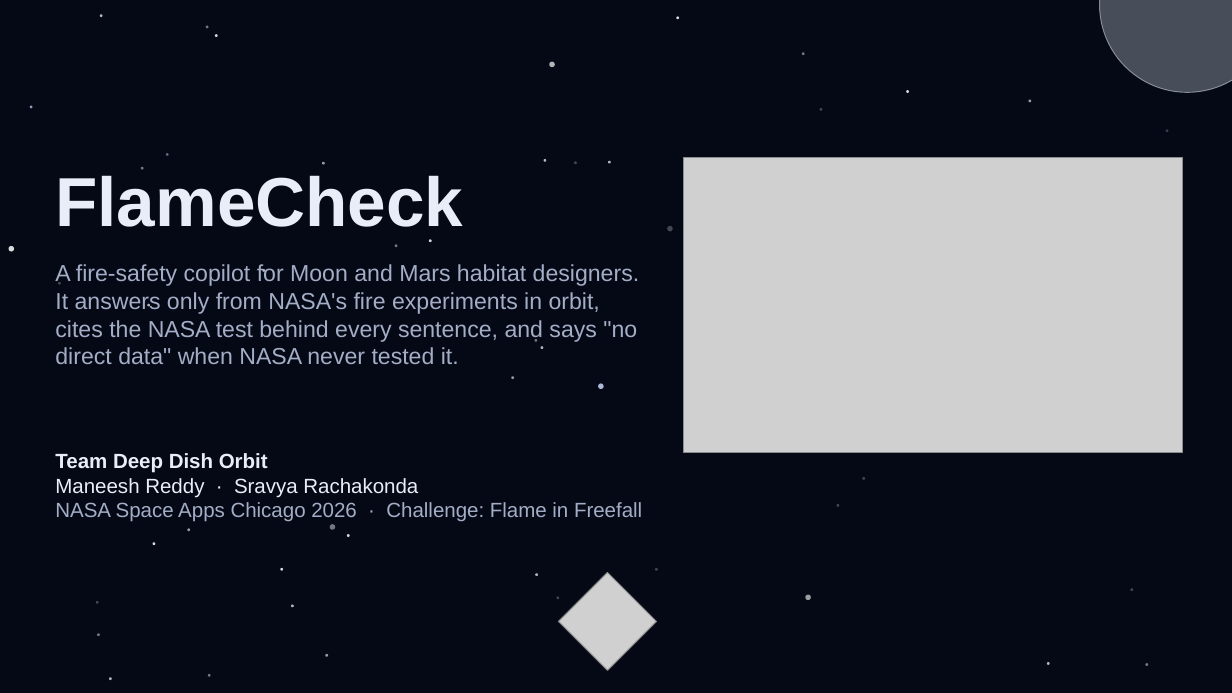
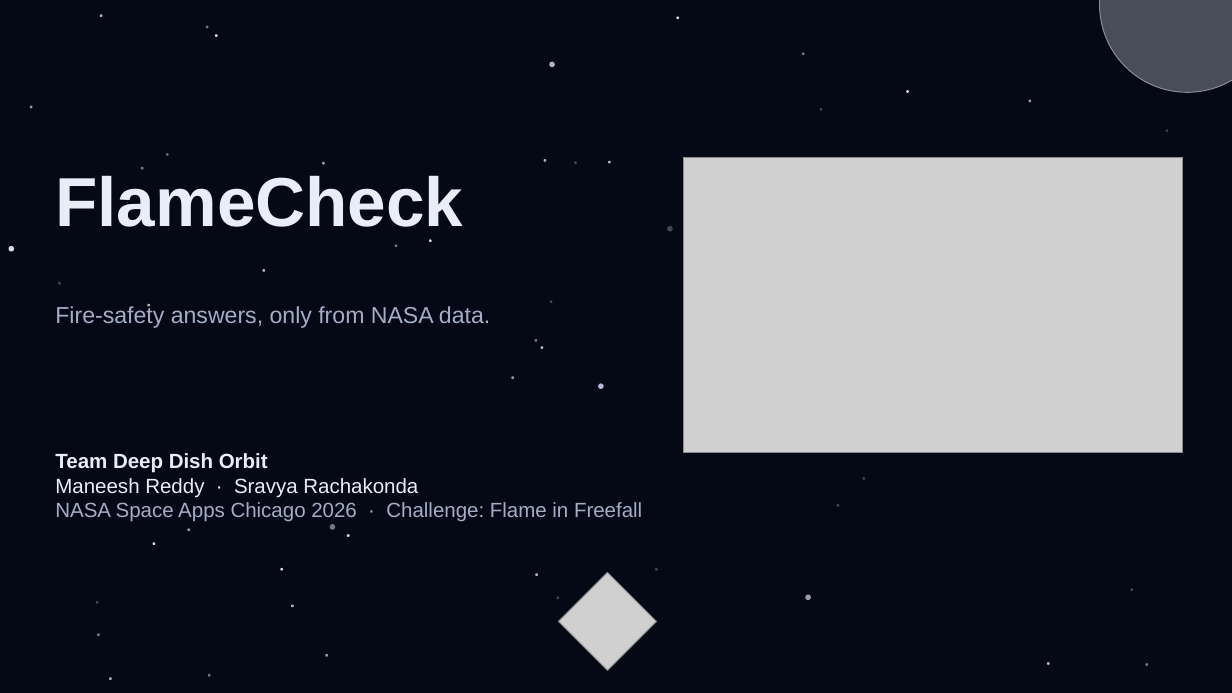
Before and after one commit to ManeeshJupalle/Deep-Dish-Orbit, a slide deck: slide 1 of story/FlameCheck_Slides.pptx. Drawn at 1232x693 pixels with LibreOffice and Linux fonts; fonts in the diff are those of the drawing; grey boxes stand for pictures. Boxes give left, top, right and bottom in pixels: in the first picture for what was removed or moved away, otherwise in the second. Text is boxed around its words. In the diff, an @@ line names an element or a change of style, - is before the commit and + after.

```diff
--- a/story/FlameCheck_Slides.pptx
+++ b/story/FlameCheck_Slides.pptx
@@ text at (55,304,490,328): text changed @@
-A fire-safety copilot for Moon and Mars habitat designers. It answers only from NASA's fire experiments in orbit, cites the NASA test behind every sentence, and says "no direct data" when NASA never tested it.
+Fire-safety answers, only from NASA data.
```
Also in this commit, not shown: 1 other slide changed, 1 other file.
